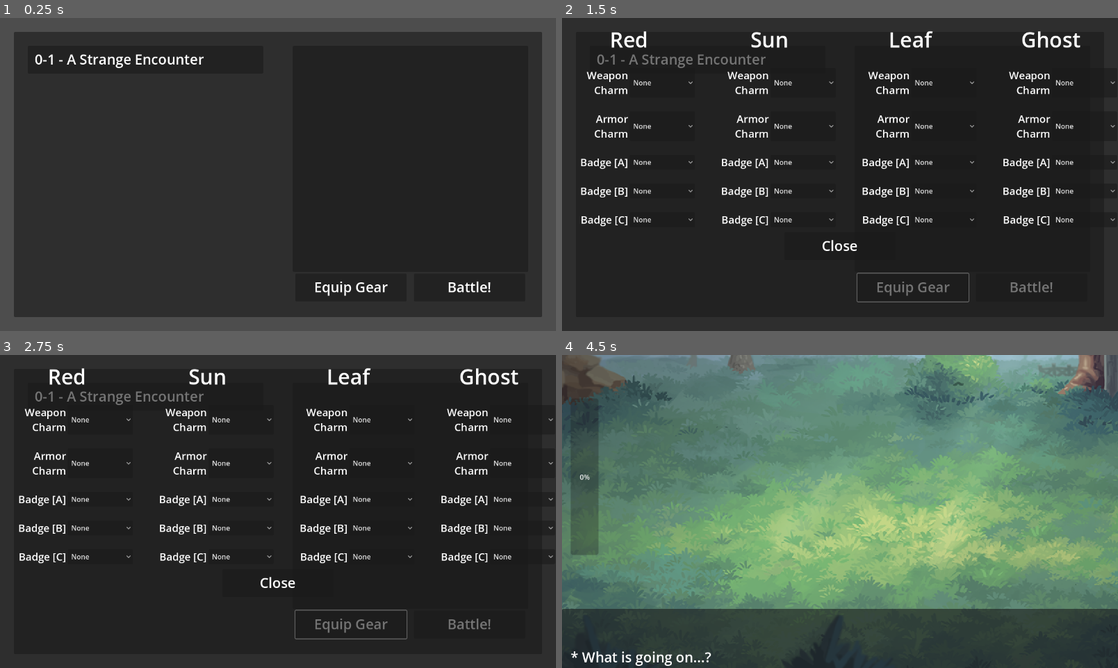
Above: before the commit, frames 1-4 (two rows, left to right).
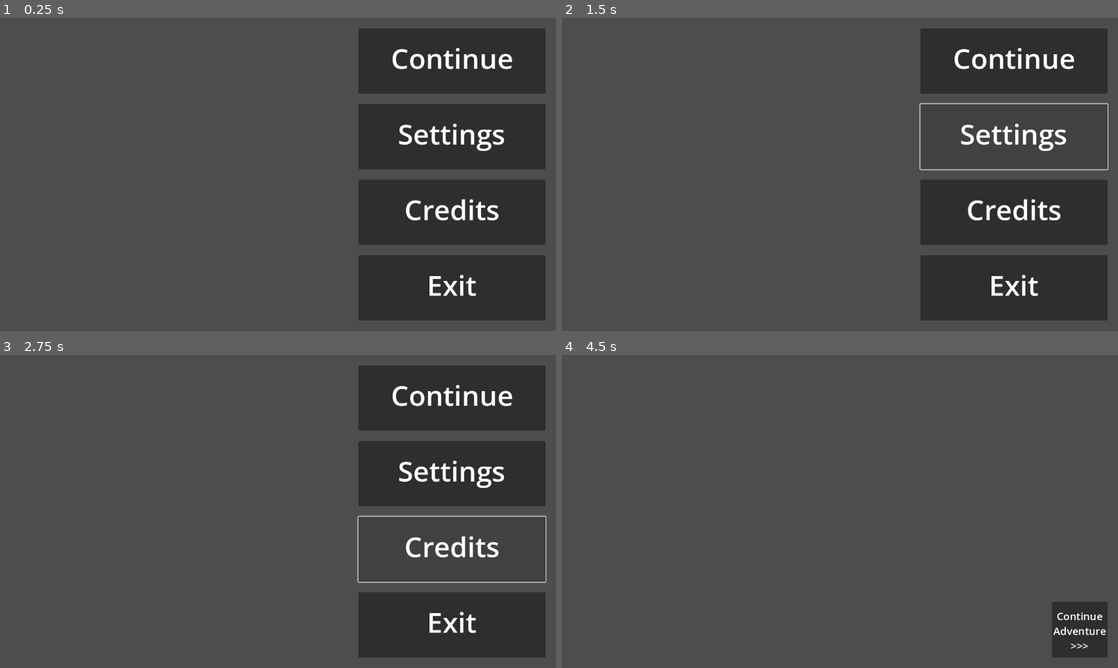
Above: after the commit, the same moments.

Repository: YuriPrickles/scarlet-summit
Game: Godot game, scene res://scenes/title_screen.tscn
The game is run twice, just before and just after one commit, with the same random seed, the same clock (stepped at 60 frames per second) and the same inputs. Before the commit the project starts from res://scenes/battle_select.tscn. The engine's default icon, where the game draws it, is replaced by a stand-in: a white triangle on a blue panel in a dark square.
Inputs (mouse positions are in pixels of both pictures, inside the frame that each line leads up to):
- Up to frame 1 (0.25 s): no input
- Up to frame 2 (1.5 s): click (912, 287) at 0.52 s; click (1012, 136) at 1.27 s
- Up to frame 3 (2.75 s): click (450, 549) at 2.02 s
- Up to frame 4 (4.5 s): click (840, 583) at 2.77 s; click (1029, 624) at 3.52 s; click (1012, 398) at 4.27 s

The runs differ from the first frame. In frame 1, 63% of the frame differs, in the area x 2-99%, y 3-97%; in frame 2, 80%; in frame 3, 80%; in frame 4, 91%, in the area x 0-100%, y 0-100%.
Error before the commit: Invalid type in function 'set_battle_comment' in base 'Control (battle_ui.gd)'. Cannot convert argument 1 from Nil to String. (res://scenes/battle.gd:19)

Commit message:
adding title screen, some changes with battle selection

Diff:
--- a/project.godot
+++ b/project.godot
@@ -11,7 +11,7 @@
 [application]
 
 config/name="Scarlet Summit"
-run/main_scene="uid://c845oe0t2s3xj"
+run/main_scene="uid://dgm8xr2hjc3n6"
 config/features=PackedStringArray("4.4", "GL Compatibility")
 config/icon="res://icon.svg"
 
--- a/scenes/battle_select.gd
+++ b/scenes/battle_select.gd
@@ -23,6 +23,7 @@
 		battle_button.level_position = encounter_list.find(enc)
 		battle_button.battle_reward = enc.completion_reward
 		battle_button_container.add_child(battle_button)
+		battle_button._on_pressed()
 		pass
 
 func _process(delta: float) -> void:
@@ -37,3 +38,8 @@
 func _on_equip_pressed() -> void:
 	add_child(preload("res://scenes/character_equip.tscn").instantiate())
 	pass # Replace with function body.
+
+
+func _on_close_button_pressed() -> void:
+	queue_free()
+	pass # Replace with function body.
--- a/scenes/battle_select.tscn
+++ b/scenes/battle_select.tscn
@@ -144,5 +144,13 @@
 text = "[font_size=32][center]Battle!"
 scroll_active = false
 
+[node name="CloseButton" type="Button" parent="MarginContainer/PanelContainer"]
+custom_minimum_size = Vector2(32, 32)
+layout_mode = 2
+size_flags_horizontal = 8
+size_flags_vertical = 0
+text = "X"
+
 [connection signal="pressed" from="MarginContainer/PanelContainer/HBoxContainer/MarginContainer2/VBoxContainer/HBoxContainer/Equip" to="." method="_on_equip_pressed"]
 [connection signal="pressed" from="MarginContainer/PanelContainer/HBoxContainer/MarginContainer2/VBoxContainer/HBoxContainer/StartBattle" to="." method="_on_start_battle_pressed"]
+[connection signal="pressed" from="MarginContainer/PanelContainer/CloseButton" to="." method="_on_close_button_pressed"]
--- a/scenes/battler.gd
+++ b/scenes/battler.gd
@@ -82,6 +82,8 @@
 		downed_count += 1
 
 	update_hp(BattleUI.get_health_bar(char_data.display_name),health)
+	if enemy_attacker != null:
+		char_data.on_hit(self,enemy_attacker)
 	var poptext:PopupText = preload("res://scenes/pop_up_text.tscn").instantiate()
 	poptext.ptext = "[color=%s]%s"%[color_string,damage]
 	poptext.global_position = global_position + Vector2(randi_range(-16,16),randi_range(-16,16))
@@ -110,7 +112,8 @@
 enum AttackAnimations{
 	GetClose,
 	StayInPlace,
-	GoToMiddle
+	GoToMiddle,
+	Filler
 }
 func attack_enemy(target:EnemyBattler,attack_anim:AttackAnimations,attack_method:Callable,sprite_anim:String="attack"):
 	State.someone_doing_something = true
@@ -139,8 +142,14 @@
 			attack_method.call()
 			await finished_action
 			await get_tree().create_timer(0.4).timeout
+		AttackAnimations.Filler:
+			await get_tree().create_timer(0.6).timeout
 	State.finish_action()
 	sprite.animation = "idle"
+
+#To not cause loops with on-hurt abilities
+func attack_reflect(target:EnemyBattler,mult:float=1):
+	target.hurt(damage_against(target) * mult,self)
 
 func attack_one(target:EnemyBattler,mult:float=1):
 	target.hurt(damage_against(target) * mult, self)
@@ -203,6 +212,10 @@
 
 func has_status(status_ID:ID.StatusID) -> bool:
 	return status_array[status_ID] != null
+
+func has_charm(charm_ID:ID.CharmID):
+	print(State.attached_charms[char_data.id].has(charm_ID))
+	return State.attached_charms[char_data.id].has(charm_ID)
 
 func transfer_statuses(target:EnemyBattler):
 	if has_status(ID.StatusID.MiniHaunted):
--- /dev/null
+++ b/scenes/campsite.gd
@@ -0,0 +1,6 @@
+extends Control
+
+
+func _on_continue_adventure_pressed() -> void:
+	add_child(preload("res://scenes/battle_select.tscn").instantiate())
+	pass # Replace with function body.
--- /dev/null
+++ b/scenes/campsite.tscn
@@ -0,0 +1,51 @@
+[gd_scene load_steps=2 format=3 uid="uid://b4dfh8xn107tf"]
+
+[ext_resource type="Script" uid="uid://bx3wvgrummxul" path="res://scenes/campsite.gd" id="1_h13v5"]
+
+[node name="Control" type="Control"]
+layout_mode = 3
+anchors_preset = 15
+anchor_right = 1.0
+anchor_bottom = 1.0
+grow_horizontal = 2
+grow_vertical = 2
+script = ExtResource("1_h13v5")
+
+[node name="MarginContainer" type="MarginContainer" parent="."]
+layout_mode = 1
+anchors_preset = 15
+anchor_right = 1.0
+anchor_bottom = 1.0
+grow_horizontal = 2
+grow_vertical = 2
+theme_override_constants/margin_left = 24
+theme_override_constants/margin_top = 24
+theme_override_constants/margin_right = 24
+theme_override_constants/margin_bottom = 24
+
+[node name="ContinueAdventure" type="Button" parent="MarginContainer"]
+custom_minimum_size = Vector2(128, 128)
+layout_mode = 2
+size_flags_horizontal = 8
+size_flags_vertical = 8
+
+[node name="MarginContainer" type="MarginContainer" parent="MarginContainer/ContinueAdventure"]
+layout_mode = 1
+anchors_preset = 15
+anchor_right = 1.0
+anchor_bottom = 1.0
+grow_horizontal = 2
+grow_vertical = 2
+mouse_filter = 2
+theme_override_constants/margin_top = 16
+
+[node name="RichTextLabel" type="RichTextLabel" parent="MarginContainer/ContinueAdventure/MarginContainer"]
+layout_mode = 2
+mouse_filter = 2
+bbcode_enabled = true
+text = "[font_size=24][center]Continue
+Adventure
+>>>"
+scroll_active = false
+
+[connection signal="pressed" from="MarginContainer/ContinueAdventure" to="." method="_on_continue_adventure_pressed"]
--- a/scenes/character_equip.gd
+++ b/scenes/character_equip.gd
@@ -19,7 +19,7 @@
 
 func _on_button_pressed() -> void:
 	for char_eq:CharEquipContainer in party_eq_display.get_children():
-		State.attached_charms[char_eq.char_data.display_name] = [
+		State.attached_charms[char_eq.char_data.id] = [
 			char_eq.wep_charmlist.get_item_id(char_eq.wep_charmlist.selected),
 			char_eq.armor_charmlist.get_item_id(char_eq.armor_charmlist.selected),
 			char_eq.badge_a.get_item_id(char_eq.badge_a.selected),
--- /dev/null
+++ b/scenes/title_screen.gd
@@ -0,0 +1,9 @@
+extends Control
+
+func _ready() -> void:
+
+	BattleUI.hide()
+
+func _on_continue_pressed() -> void:
+	get_tree().change_scene_to_packed(preload("res://scenes/campsite.tscn"))
+	pass # Replace with function body.
--- /dev/null
+++ b/scenes/title_screen.tscn
@@ -0,0 +1,130 @@
+[gd_scene load_steps=2 format=3 uid="uid://dgm8xr2hjc3n6"]
+
+[ext_resource type="Script" uid="uid://0fb6gng7w3dv" path="res://scenes/title_screen.gd" id="1_fgkus"]
+
+[node name="TitleScreen" type="Control"]
+layout_mode = 3
+anchors_preset = 15
+anchor_right = 1.0
+anchor_bottom = 1.0
+grow_horizontal = 2
+grow_vertical = 2
+script = ExtResource("1_fgkus")
+
+[node name="HBoxContainer" type="HBoxContainer" parent="."]
+layout_mode = 1
+anchors_preset = 15
+anchor_right = 1.0
+anchor_bottom = 1.0
+grow_horizontal = 2
+grow_vertical = 2
+
+[node name="LeftSide" type="MarginContainer" parent="HBoxContainer"]
+layout_mode = 2
+size_flags_horizontal = 3
+theme_override_constants/margin_left = 24
+theme_override_constants/margin_top = 24
+theme_override_constants/margin_right = 24
+theme_override_constants/margin_bottom = 24
+
+[node name="VBoxContainer" type="VBoxContainer" parent="HBoxContainer/LeftSide"]
+layout_mode = 2
+
+[node name="RightSide" type="MarginContainer" parent="HBoxContainer"]
+layout_mode = 2
+size_flags_horizontal = 3
+size_flags_stretch_ratio = 0.6
+theme_override_constants/margin_left = 24
+theme_override_constants/margin_top = 24
+theme_override_constants/margin_right = 24
+theme_override_constants/margin_bottom = 24
+
+[node name="VBoxContainer" type="VBoxContainer" parent="HBoxContainer/RightSide"]
+layout_mode = 2
+theme_override_constants/separation = 24
+
+[node name="Continue" type="Button" parent="HBoxContainer/RightSide/VBoxContainer"]
+layout_mode = 2
+size_flags_vertical = 3
+
+[node name="MarginContainer" type="MarginContainer" parent="HBoxContainer/RightSide/VBoxContainer/Continue"]
+layout_mode = 1
+anchors_preset = 15
+anchor_right = 1.0
+anchor_bottom = 1.0
+grow_horizontal = 2
+grow_vertical = 2
+mouse_filter = 2
+theme_override_constants/margin_top = 24
+
+[node name="RichTextLabel" type="RichTextLabel" parent="HBoxContainer/RightSide/VBoxContainer/Continue/MarginContainer"]
+layout_mode = 2
+mouse_filter = 2
+bbcode_enabled = true
+text = "[font_size=64][center]Continue"
+scroll_active = false
+
+[node name="Settings" type="Button" parent="HBoxContainer/RightSide/VBoxContainer"]
+layout_mode = 2
+size_flags_vertical = 3
+
+[node name="MarginContainer" type="MarginContainer" parent="HBoxContainer/RightSide/VBoxContainer/Settings"]
+layout_mode = 1
+anchors_preset = 15
+anchor_right = 1.0
+anchor_bottom = 1.0
+grow_horizontal = 2
+grow_vertical = 2
+mouse_filter = 2
+theme_override_constants/margin_top = 24
+
+[node name="RichTextLabel" type="RichTextLabel" parent="HBoxContainer/RightSide/VBoxContainer/Settings/MarginContainer"]
+layout_mode = 2
+mouse_filter = 2
+bbcode_enabled = true
+text = "[font_size=64][center]Settings"
+scroll_active = false
+
+[node name="Credits" type="Button" parent="HBoxContainer/RightSide/VBoxContainer"]
+layout_mode = 2
+size_flags_vertical = 3
+
+[node name="MarginContainer" type="MarginContainer" parent="HBoxContainer/RightSide/VBoxContainer/Credits"]
+layout_mode = 1
+anchors_preset = 15
+anchor_right = 1.0
+anchor_bottom = 1.0
+grow_horizontal = 2
+grow_vertical = 2
+mouse_filter = 2
+theme_override_constants/margin_top = 24
+
+[node name="RichTextLabel" type="RichTextLabel" parent="HBoxContainer/RightSide/VBoxContainer/Credits/MarginContainer"]
+layout_mode = 2
+mouse_filter = 2
+bbcode_enabled = true
+text = "[font_size=64][center]Credits"
+scroll_active = false
+
+[node name="Exit" type="Button" parent="HBoxContainer/RightSide/VBoxContainer"]
+layout_mode = 2
+size_flags_vertical = 3
+
+[node name="MarginContainer" type="MarginContainer" parent="HBoxContainer/RightSide/VBoxContainer/Exit"]
+layout_mode = 1
+anchors_preset = 15
+anchor_right = 1.0
+anchor_bottom = 1.0
+grow_horizontal = 2
+grow_vertical = 2
+mouse_filter = 2
+theme_override_constants/margin_top = 24
+
+[node name="RichTextLabel" type="RichTextLabel" parent="HBoxContainer/RightSide/VBoxContainer/Exit/MarginContainer"]
+layout_mode = 2
+mouse_filter = 2
+bbcode_enabled = true
+text = "[font_size=64][center]Exit"
+scroll_active = false
+
+[connection signal="pressed" from="HBoxContainer/RightSide/VBoxContainer/Continue" to="." method="_on_continue_pressed"]
--- a/scripts/State.gd
+++ b/scripts/State.gd
@@ -25,6 +25,12 @@
 var select_circle_held:SelectCircle
 
 func _ready() -> void:
+	attached_charms = {
+		0: [0,0,0,0,0],
+		1: [0,0,0,0,0],
+		2: [0,0,0,0,0],
+		3: [0,0,0,0,0]
+	}
 	var none_charm:Charm = preload("res://stats/Charms/None.tres")
 	var charmtionary:Dictionary
 	charmtionary[none_charm] = true
--- a/scripts/base_character.gd
+++ b/scripts/base_character.gd
@@ -19,9 +19,9 @@
 @export var active_charm_effects:Dictionary
 
 
-func on_hit():
-
-	pass
+func on_hit(battler:Battler,attacker:EnemyBattler):
+	if battler.has_charm(ID.CharmID.ThornHeart):
+		battler.attack_reflect(attacker,1 + (defense/10))
 
 func on_vanquish():
 	pass
--- a/stats/Charms/AbundantSoils.tres
+++ b/stats/Charms/AbundantSoils.tres
@@ -4,7 +4,7 @@
 
 [resource]
 script = ExtResource("1_x0gi3")
-charm_ID = 1
+charm_ID = 5
 charm_name = "Abundant Soils"
 charm_type = 3
 metadata/_custom_type_script = "uid://bgioe3l50hrr8"
--- a/stats/Charms/CropClock.tres
+++ b/stats/Charms/CropClock.tres
@@ -4,7 +4,7 @@
 
 [resource]
 script = ExtResource("1_3k8uh")
-charm_ID = 1
+charm_ID = 4
 charm_name = "Crop Clock"
 charm_type = 3
 metadata/_custom_type_script = "uid://bgioe3l50hrr8"
--- a/stats/Charms/RindGrinder.tres
+++ b/stats/Charms/RindGrinder.tres
@@ -4,7 +4,7 @@
 
 [resource]
 script = ExtResource("1_hyms4")
-charm_ID = 0
+charm_ID = 3
 charm_name = "Rind Grinder"
 charm_type = 1
 metadata/_custom_type_script = "uid://bgioe3l50hrr8"
--- a/stats/Charms/SodPlating.tres
+++ b/stats/Charms/SodPlating.tres
@@ -4,7 +4,7 @@
 
 [resource]
 script = ExtResource("1_prvpy")
-charm_ID = "SodPlating"
+charm_ID = 2
 charm_name = "Sod Plating"
 charm_type = 2
 metadata/_custom_type_script = "uid://bgioe3l50hrr8"
--- a/stats/Encounters/0-2.tres
+++ b/stats/Encounters/0-2.tres
@@ -1,5 +1,6 @@
-[gd_resource type="Resource" script_class="Encounter" load_steps=6 format=3 uid="uid://bgq61bamewsue"]
+[gd_resource type="Resource" script_class="Encounter" load_steps=7 format=3 uid="uid://bgq61bamewsue"]
 
+[ext_resource type="Resource" uid="uid://bc1r4rn425k7h" path="res://stats/Charms/None.tres" id="1_7rkwl"]
 [ext_resource type="Texture2D" uid="uid://c143x5vdfjrba" path="res://icon.svg" id="1_kfi5i"]
 [ext_resource type="Script" uid="uid://c32pbvr848swd" path="res://scripts/base_enemy.gd" id="2_7rkwl"]
 [ext_resource type="Resource" uid="uid://clltaujb6eluo" path="res://stats/Enemies/Twiggle.tres" id="3_qtqfd"]
@@ -16,3 +17,4 @@
 default_battle_comments = Array[String](["A battle begins!"])
 enemy_array = Array[ExtResource("2_7rkwl")]([ExtResource("3_qtqfd"), ExtResource("3_qtqfd"), ExtResource("3_qtqfd")])
 party = Array[Object]([ExtResource("4_n8fgp")])
+completion_reward = ExtResource("1_7rkwl")
--- a/stats/Encounters/1-2.tres
+++ b/stats/Encounters/1-2.tres
@@ -1,5 +1,6 @@
-[gd_resource type="Resource" script_class="Encounter" load_steps=6 format=3 uid="uid://b5ypvdm2m1v1i"]
+[gd_resource type="Resource" script_class="Encounter" load_steps=7 format=3 uid="uid://b5ypvdm2m1v1i"]
 
+[ext_resource type="Resource" uid="uid://bc1r4rn425k7h" path="res://stats/Charms/None.tres" id="1_464mo"]
 [ext_resource type="Texture2D" uid="uid://c143x5vdfjrba" path="res://icon.svg" id="1_icnip"]
 [ext_resource type="Script" uid="uid://c32pbvr848swd" path="res://scripts/base_enemy.gd" id="2_464mo"]
 [ext_resource type="Resource" uid="uid://snsr562qju0j" path="res://stats/Enemies/Kickleaf.tres" id="3_55ito"]
@@ -14,3 +15,4 @@
 default_battle_comments = Array[String](["A battle begins!"])
 enemy_array = Array[ExtResource("2_464mo")]([ExtResource("3_55ito"), ExtResource("4_hm8u6"), ExtResource("3_55ito")])
 party = null
+completion_reward = ExtResource("1_464mo")
Not shown, added: scenes/campsite.gd.uid
Not shown, added: scenes/title_screen.gd.uid
